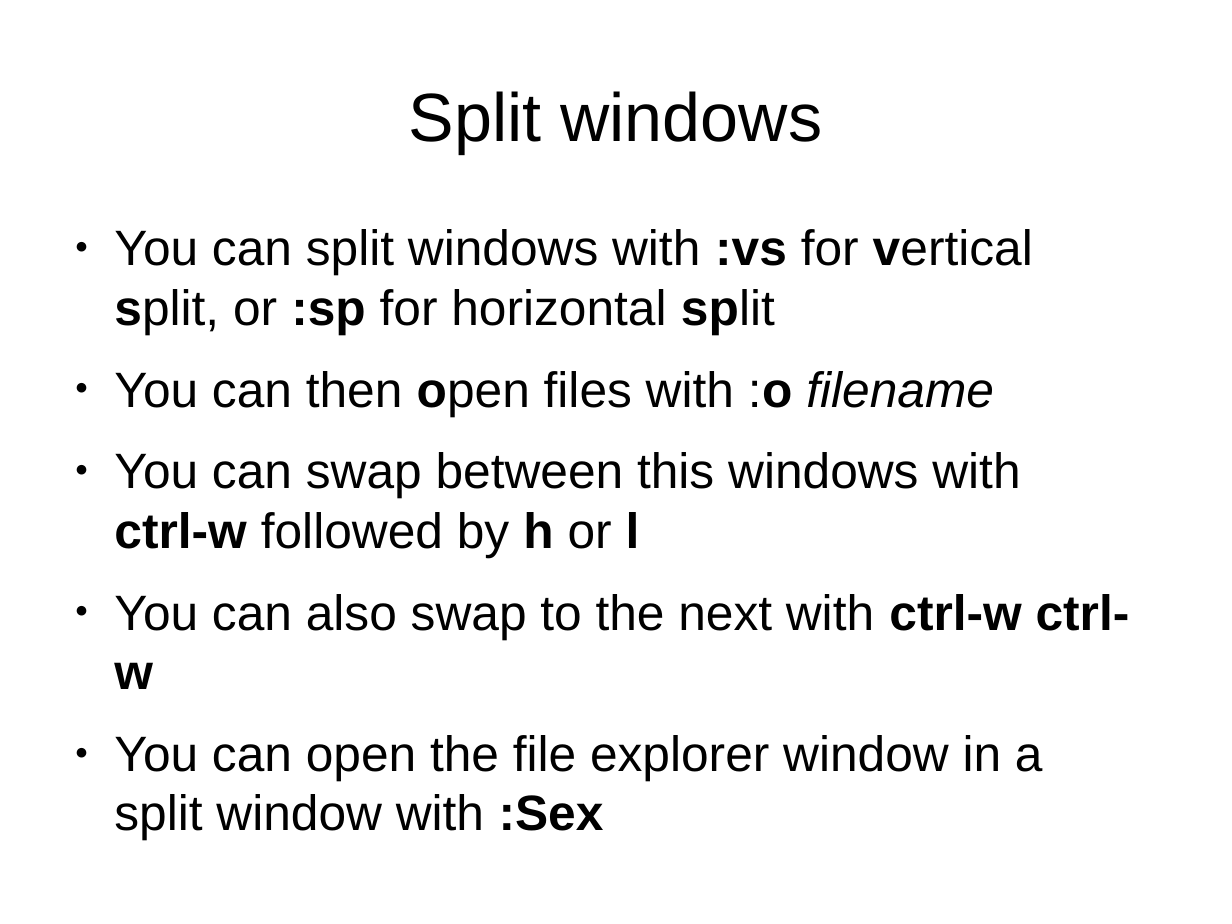
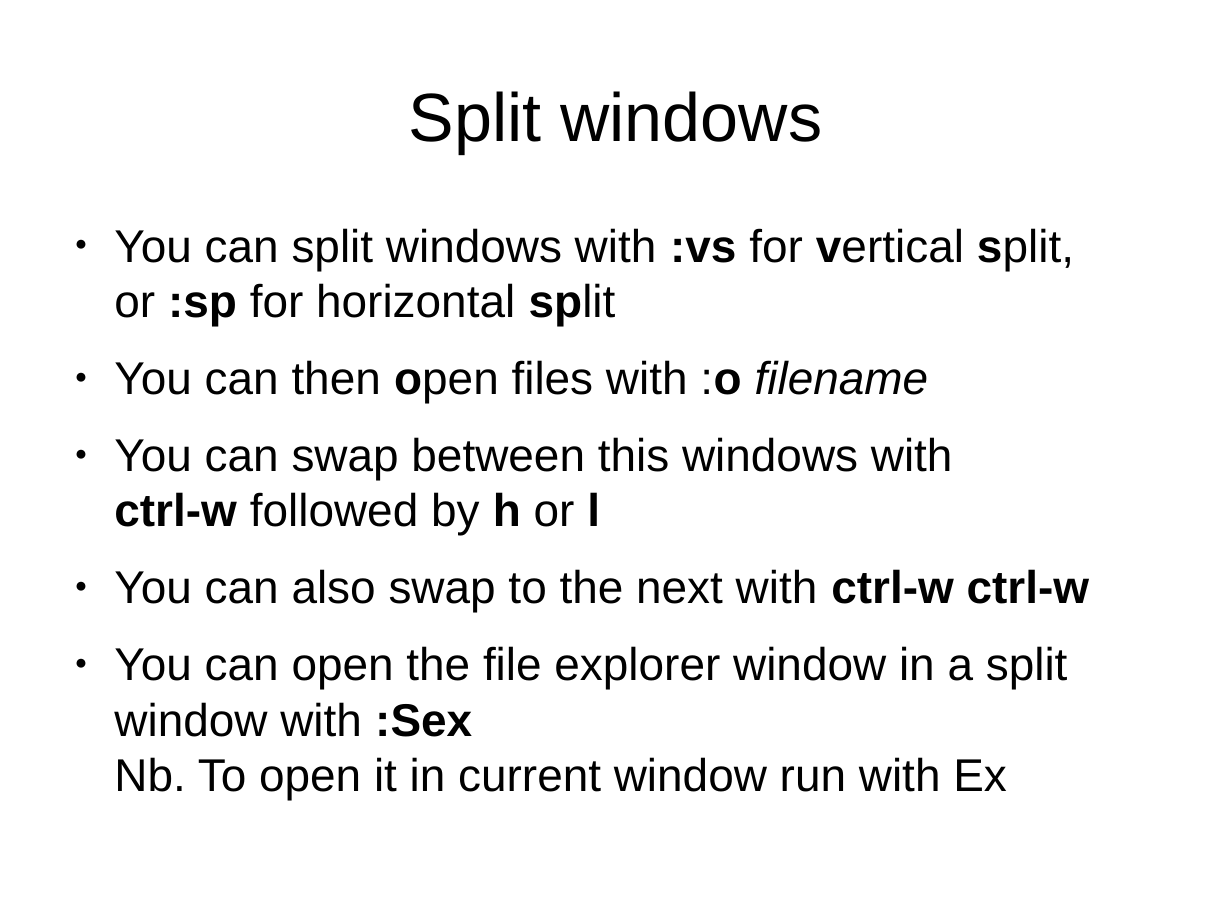
Before and after one commit to mikesligo/Vimtorial, a slide deck: slide 38 of Beginner pres.odp. Drawn at 1232x924 pixels with LibreOffice and Linux fonts; fonts in the diff are those of the drawing. Boxes give left, top, right and bottom in pixels: in the first picture for what was removed or moved away, otherwise in the second. Text is boxed around its words. In the diff, an @@ line names an element or a change of style, - is before the commit and + after.

```diff
--- a/Beginner pres.odp
+++ b/Beginner pres.odp
@@ text at <box>114,228,1089,612</box>: size 32 to 29.6 pt in "You can split windows with :vs for ...", "You can then open files with :o ...", "You can swap between this windows with ...", "You can also swap to the next ..." @@
@@ text at <box>114,646,1068,800</box>: text changed; size 32 to 29.6 pt @@
-● You can open the file explorer window in a split window with :Sex
+● You can open the file explorer window in a split window with :Sex
+  Nb. To open it in current window run with Ex
```
Also in this commit, not shown: 20 other slides changed, 1 other file.
